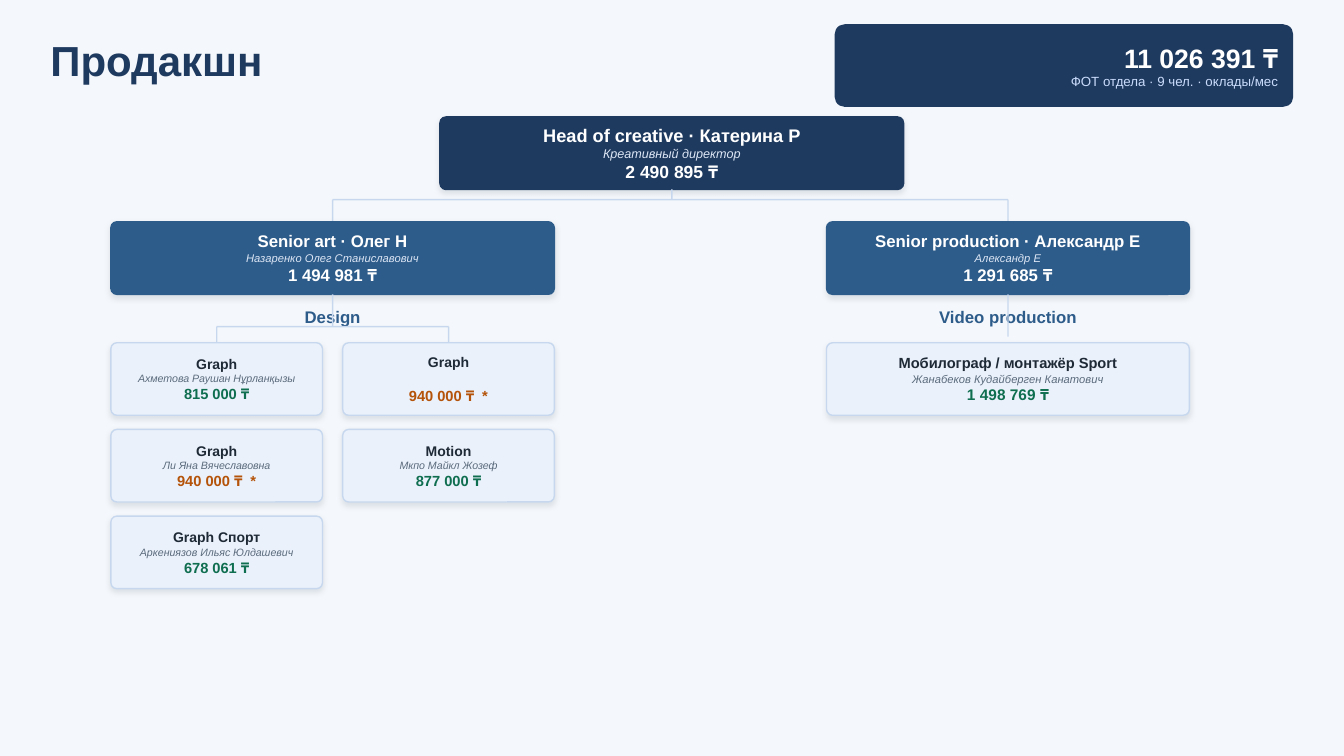
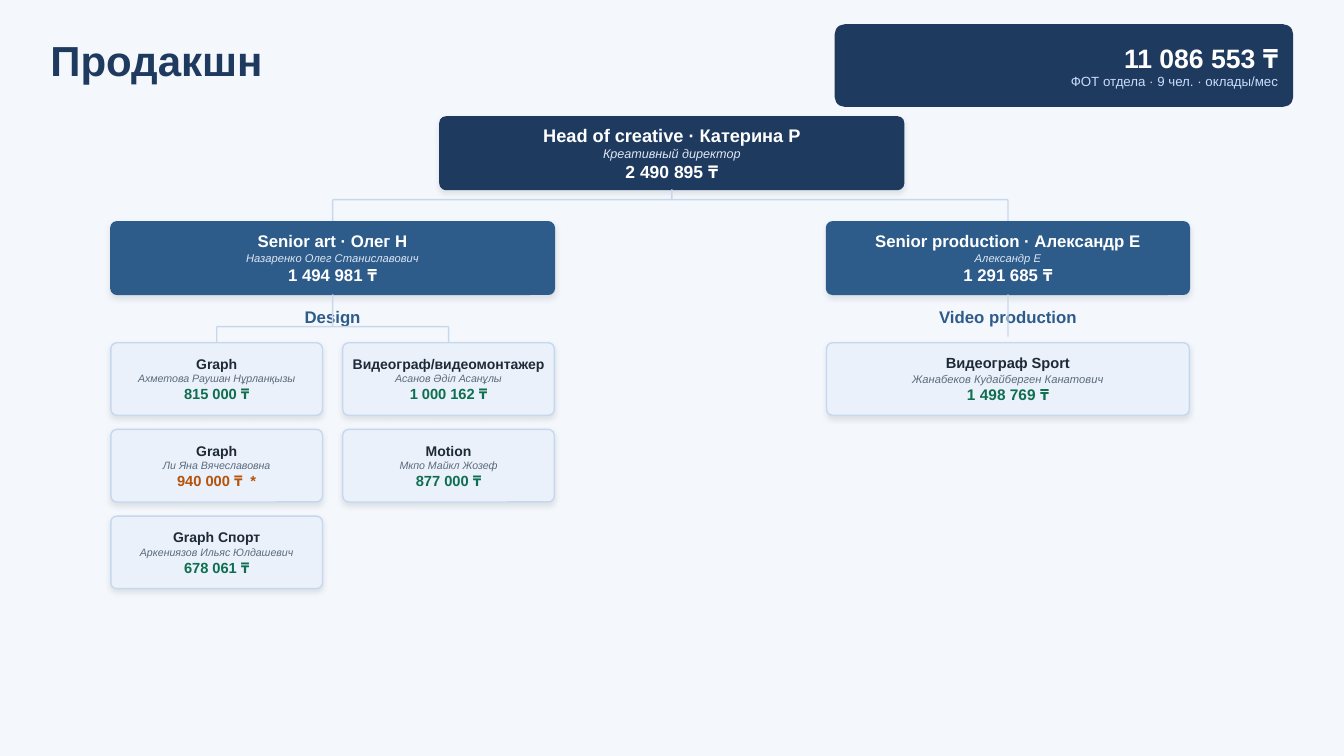
Before and after one commit to victoriakoppel/marketing, a slide deck: slide 4 of Структура маркетинга — вариант 3.pptx. Drawn at 1344x756 pixels with LibreOffice and Linux fonts; fonts in the diff are those of the drawing. Boxes give left, top, right and bottom in pixels: in the first picture for what was removed or moved away, otherwise in the second. Text is boxed around its words. In the diff, an @@ line names an element or a change of style, - is before the commit and + after.

```diff
--- a/Структура маркетинга — вариант 3.pptx
+++ b/Структура маркетинга — вариант 3.pptx
@@ text at (1124, 49, 1255, 69): text changed @@
-11 026 391 ₸
+11 086 553 ₸
@@ text at (353, 359, 545, 399): text changed; size 10.4 to 10 pt; text colour #B45309 to #1F2A37 @@
-Graph
-940 000 ₸ *
+Видеограф/видеомонтажер
+Асанов Әділ Асанұлы
+1 000 162 ₸
@@ text at (946, 357, 1070, 371): text changed @@
-Мобилограф / монтажёр Sport
+Видеограф Sport
```
Also in this commit, not shown: 2 other slides changed, 5 other files.
